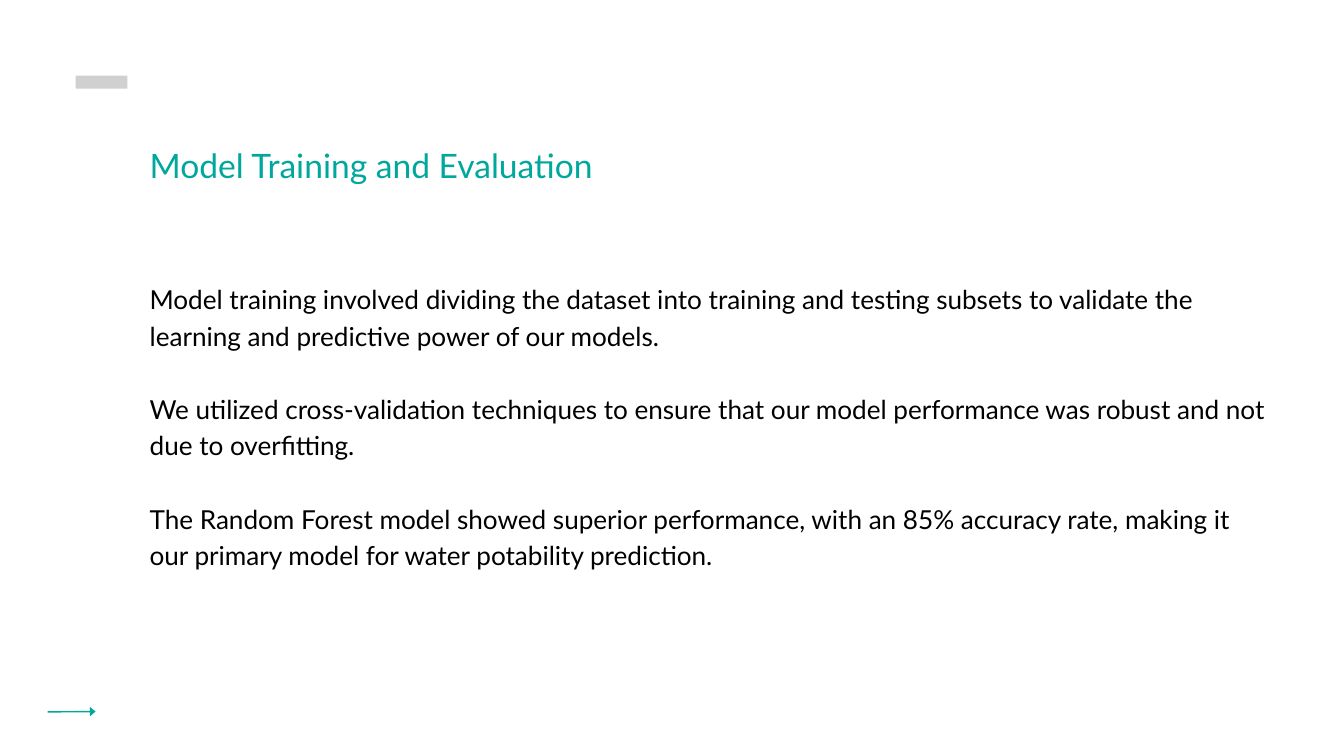
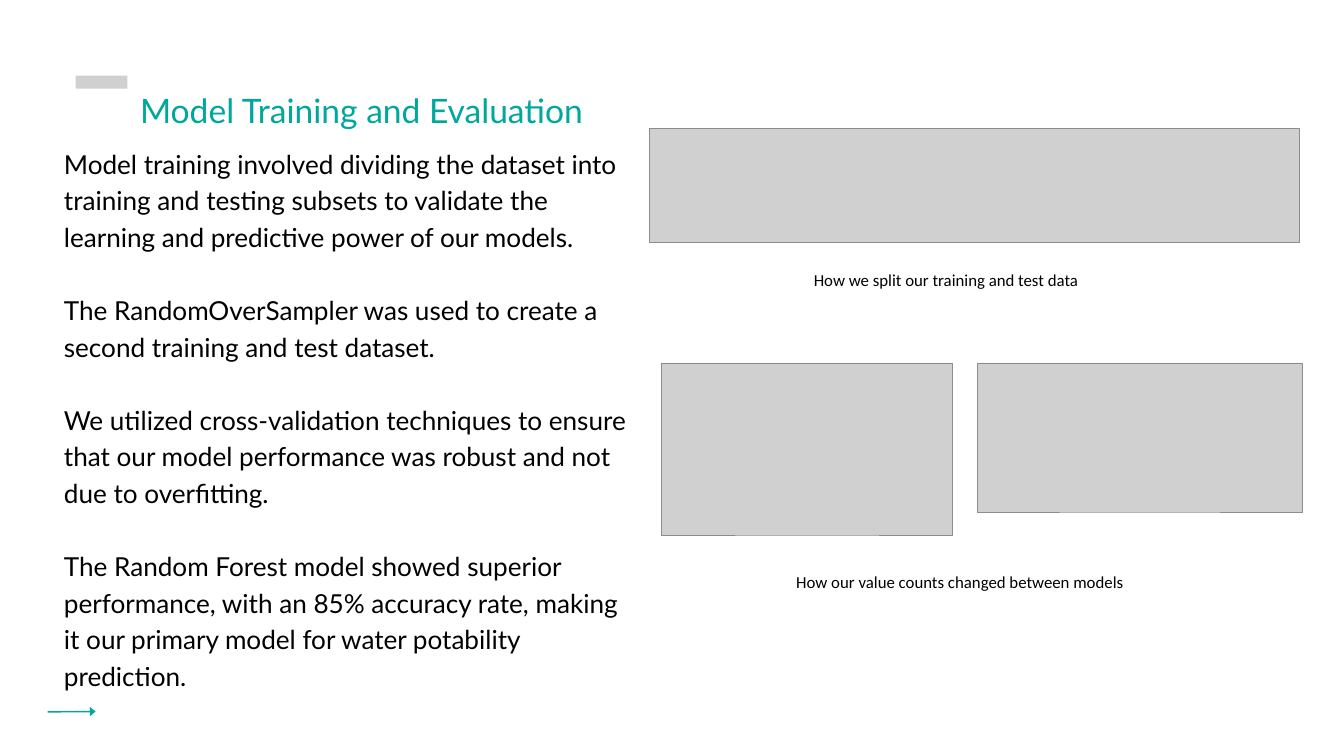
Before and after one commit to ERAA1997/Project-4-UoB, a slide deck: slide 8 of Project 4 Presentation.pptx (slide 9 before the commit). Drawn at 1344x756 pixels with LibreOffice and Linux fonts; fonts in the diff are those of the drawing; grey boxes stand for pictures. Boxes give left, top, right and bottom in pixels: in the first picture for what was removed or moved away, otherwise in the second. Text is boxed around its words. In the diff, an @@ line names an element or a change of style, - is before the commit and + after.

```diff
--- a/Project 4 Presentation.pptx
+++ b/Project 4 Presentation.pptx
@@ text "Model Training and Evaluation": place and size @@
-text "Model Training and Evaluation" at bbox=[150, 153, 593, 184]
+text "Model Training and Evaluation" at bbox=[140, 98, 583, 129]
@@ text "Model training involved dividing the ...": place and size @@
-text "Model training involved dividing the ..." at bbox=[150, 289, 1265, 570]
+text "Model training involved dividing the ..." at bbox=[64, 154, 626, 691]
@@ picture added at bbox=[650, 128, 1300, 243] @@
@@ text added at bbox=[814, 274, 1078, 289], 18 pt, text #000000 @@
+How we split our training and test data
@@ text at bbox=[64, 300, 597, 361]: paragraph added @@
+The RandomOverSampler was used to create a second training and test dataset.
@@ picture added at bbox=[662, 363, 953, 535] @@
@@ picture added at bbox=[978, 363, 1302, 512] @@
@@ text added at bbox=[796, 576, 1123, 591], 18 pt, text #000000 @@
+How our value counts changed between models
```
Also in this commit, not shown: 8 other slides changed, 2 slides removed.
